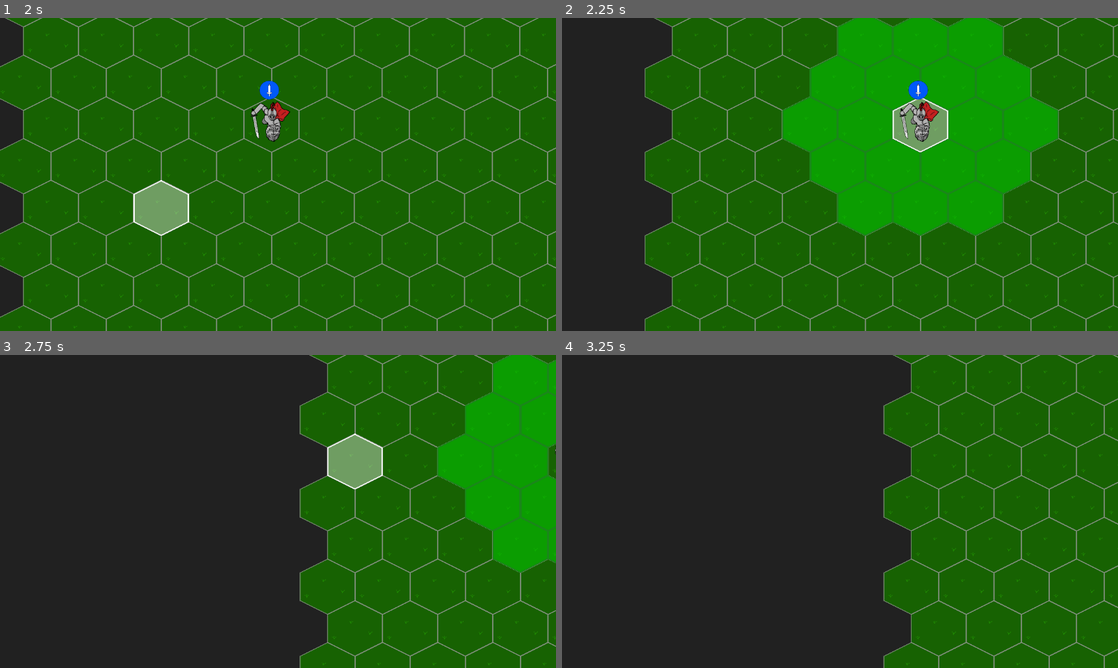
Above: before the commit, frames 1-4 (two rows, left to right).
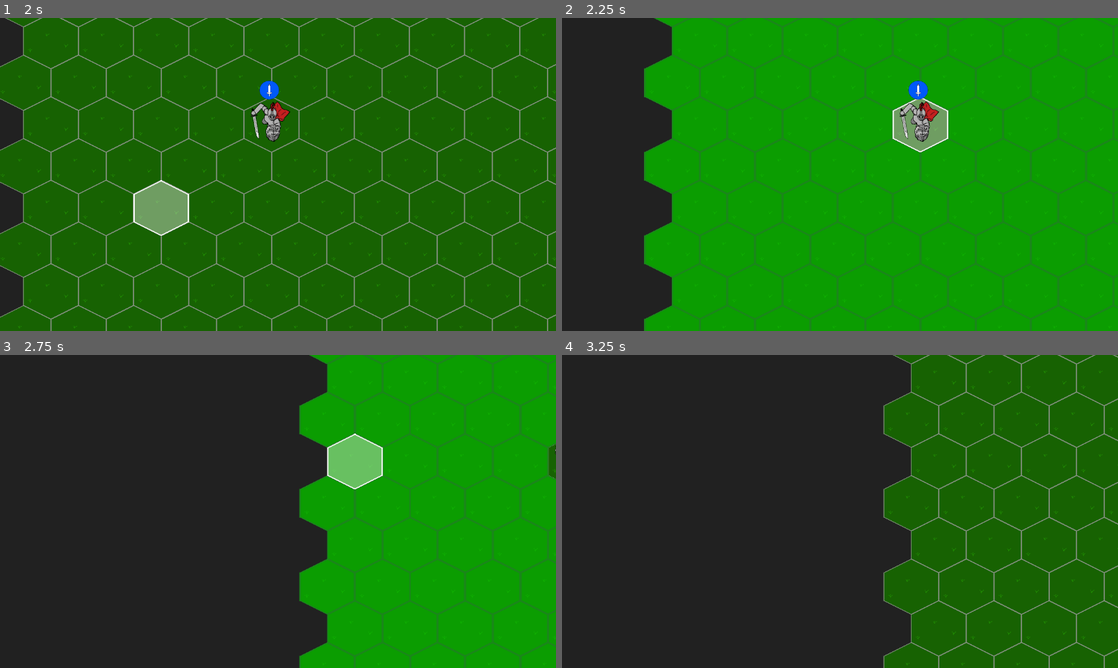
Above: after the commit, the same moments.

Repository: IndecisionGames/Fallen-Realm
Game: Godot game, scene res://Game.tscn
Two runs of this game, one before a commit and one after it. Both use one fixed random seed, a clock stepped at 60 frames per second and the inputs below.
Inputs (mouse positions are in pixels of both pictures, inside the frame that each line leads up to):
- Up to frame 1 (2 s): tap Enter at 0.5 s; move the mouse to (400, 158) at 0.52 s; hold Space (camera_center) 0.53-1.28 s; click (400, 158) at 0.67 s; move the mouse to (166, 190) at 1.27 s; tap Down (camera_down) at 1.35 s; click (166, 190) at 1.42 s
- Up to frame 2 (2.25 s): tap Enter at 2 s; move the mouse to (895, 105) at 2.02 s; hold Left (camera_left) from 2.03 s (still down); click (895, 105) at 2.17 s
- Up to frame 3 (2.75 s): keep holding Left (camera_left)
- Up to frame 4 (3.25 s): move the mouse to (812, 574) at 2.77 s; release Left (camera_left) at 2.78 s; tap Middle mouse button (camera_move) at 2.85 s; click (812, 574) at 2.92 s

Frame 1 is identical in both runs. In frame 2, 57% of the frame differs, in the area x 14-100%, y 0-100%; in frame 3, 33%; in frame 4, nothing differs.

Commit message:
Add A* pathfinding

Diff:
--- a/scripts/characters/character.gd
+++ b/scripts/characters/character.gd
@@ -1,28 +1,22 @@
 extends Node2D
-
-enum Direction{
-	North,
-	South,
-	East,
-	West
-}
 
 var green_cell = preload("res://map/CellHighlight.tscn")
 
 var selected = false
-var movement = 2
+var movement = 10
 var current_position;
 var target_position;
 var under_mouse = false;
 var highlighted_cells = [];
 var global_cancel_origin = false
-var facing = Direction.South
 
 var move_speed = 300
 var movement_vec = Vector2(0,0)
 var next_cell;
 var final_cell;
 var moving = false
+
+var path
 
 onready var Grid = get_node("/root/Game/Map/Grid")
 onready var character_sprite = get_node("CharacterSprite")
@@ -34,43 +28,27 @@
 func _process(delta):
 	check_under_mouse()
 	if moving:
-		if in_range(next_cell):
+		if in_range():
 			movement_vec = Vector2(0,0)
 			if next_cell == final_cell:
 				moving = false
 			else:
-				pick_next_cell()
+				go_to_next_cell()
 		else:
 			set_global_position(get_global_position() + movement_vec * move_speed * delta)
 
 
-func pick_next_cell():
-	var remaining = final_cell - current_position
-	if remaining.x > 0: # move right
-		next_cell = current_position + Vector2(1,0)
-		facing = Direction.East
-		character_sprite.set_global_rotation_degrees(-90)
-	elif remaining.x < 0: # move left
-		next_cell = current_position + Vector2(-1,0)
-		facing = Direction.West
-		character_sprite.set_global_rotation_degrees(90)
-	elif remaining.y > 0: # move down
-		next_cell = current_position + Vector2(0,1)
-		facing = Direction.South
-		character_sprite.set_global_rotation_degrees(0)
-	elif remaining.y < 0: # move up
-		next_cell = current_position + Vector2(0,-1)
-		facing = Direction.North
-		character_sprite.set_global_rotation_degrees(180)
+func go_to_next_cell():
+	next_cell = path.pop_front().position
 	movement_vec = (Grid.map_to_world_fixed(next_cell) - Grid.map_to_world_fixed(current_position)).normalized()
+	character_sprite.look_at(Grid.map_to_world_fixed(next_cell))
+	character_sprite.rotate(deg2rad(-90))
 
-func in_range(cell):
-	var target = Grid.map_to_world_fixed(cell)
-	var offset = target - global_position
-	var passed = false
-	if (facing == Direction.North and offset.y > 0) or (facing == Direction.South and offset.y < 0) or (facing == Direction.East and offset.x < 0) or (facing == Direction.West and offset.x > 0):
-		set_global_position(target)
-		current_position = cell
+func in_range():
+	var offset = Grid.map_to_world_fixed(next_cell) - global_position
+	if offset.length() < 10:
+		set_global_position(Grid.map_to_world_fixed(next_cell))
+		current_position = next_cell
 		return true
 	return false
 
@@ -95,7 +73,8 @@
 
 func move_to(cell):
 	final_cell = cell
-	pick_next_cell()
+	path = Grid.get_movement_path(current_position, target_position)
+	go_to_next_cell()
 	moving = true
 
 func check_under_mouse():
--- /dev/null
+++ b/scripts/map/Cell.gd
@@ -0,0 +1,56 @@
+class Cell:
+	var occupied = false
+	var occupied_by
+	var terrain
+	var position
+
+	# Parameters used for A* Path finding
+	var g
+	var h
+	var f
+	var parent
+
+	func _init(type, position):
+		self.set_terrain(type)
+		self.position = position
+
+	func get_position():
+		return self.position
+
+	func set_terrain(type):
+		self.terrain = Terrain.new(type)
+
+	func get_terrain():
+		return self.terrain
+
+	func is_occupied():
+		return self.occupied
+
+	func get_occupant():
+		return self.occupied_by
+
+	func set_occupied(character):
+		self.occupied = true
+		self.occupied_by = character
+
+	func remove_occupied():
+		self.occupied = false
+
+	func movement_cost():
+		return self.terrain.movement_cost()
+
+	static func sort_ascending(a, b):
+		return a.f < b.f
+
+
+class Terrain:
+	var movement_cost
+	var type
+
+	func _init(type):
+		if type == "Grass" or type == "grass":
+			self.movement_cost = 1
+			self.type = "grass"
+
+	func movement_cost():
+		return self.movement_cost
--- a/scripts/map/Grid.gd
+++ b/scripts/map/Grid.gd
@@ -1,12 +1,15 @@
 extends TileMap
 
+var cell_class = preload("res://scripts/map/Cell.gd")
 onready var highlight = get_node("HoverCellHighlight")
 var current_cell = Vector2(0,0)
 var grid_size = Vector2(0,0)
+var cells = {} # Dictionary of cells: key - Vector2 location on map, value - instance of cell class
 
 func _ready():
 	grid_size = get_used_cells().back()
 	highlight.set_visible(false)
+	initialise_cells()
 
 func _process(_delta):
 	var mouse_position = get_global_mouse_position()
@@ -34,3 +37,63 @@
 
 func distance(cell1, cell2):
 	return map_to_world_fixed(cell1).distance_to(map_to_world_fixed(cell2))
+
+func initialise_cells():
+	for x in range(0, grid_size.x + 1):
+		for y in range(0, grid_size.y + 1):
+			var cell = cell_class.Cell.new("Grass", Vector2(x, y))
+			cells[Vector2(x, y)] = cell
+
+func get_movement_path(start, end):
+	return a_star(start, end)
+
+func a_star(start, end):
+	var open_list = []
+	var closed_list = []
+
+	var first = cells[start]
+	first.g = 0
+	first.h = 0
+	first.f = 0
+	open_list.append(first)
+
+	var iterations = 0
+
+	while not open_list.empty():
+		iterations += 1
+		open_list.sort_custom(cell_class.Cell, "sort_ascending")
+		var current = open_list.pop_front()
+		if current.position == end:
+			closed_list.append(current)
+			return closed_list
+		var neighbours = get_neighbours(current, end)
+		for n in neighbours:
+			var ignore = false
+			for i in range(0, open_list.size()):
+				if n.position == open_list[i].position:
+					if open_list[i].f <= n.f:
+						ignore = true
+			for j in range(0, closed_list.size()):
+				if n.position == closed_list[j].position:
+					if closed_list[j].f <= n.f:
+						ignore = true
+			if not ignore:
+				open_list.append(n)
+		closed_list.append(current)
+	return closed_list
+
+func get_neighbours(current, end):
+	var neighbours = []
+	for i in range(-1, 2):
+		for j in range(-1, 2):
+			var cell = Vector2(i, j) + current.position
+			var dist = distance(cell, current.position)
+			if dist <= 128:
+				if cell_in_map(cell) and cell != current.position:
+					var neighbour = cells[cell]
+					neighbour.parent = current
+					neighbour.g = current.g + dist
+					neighbour.h = distance(cell, end)
+					neighbour.f = neighbour.g + neighbour.h
+					neighbours.append(neighbour)
+	return neighbours
